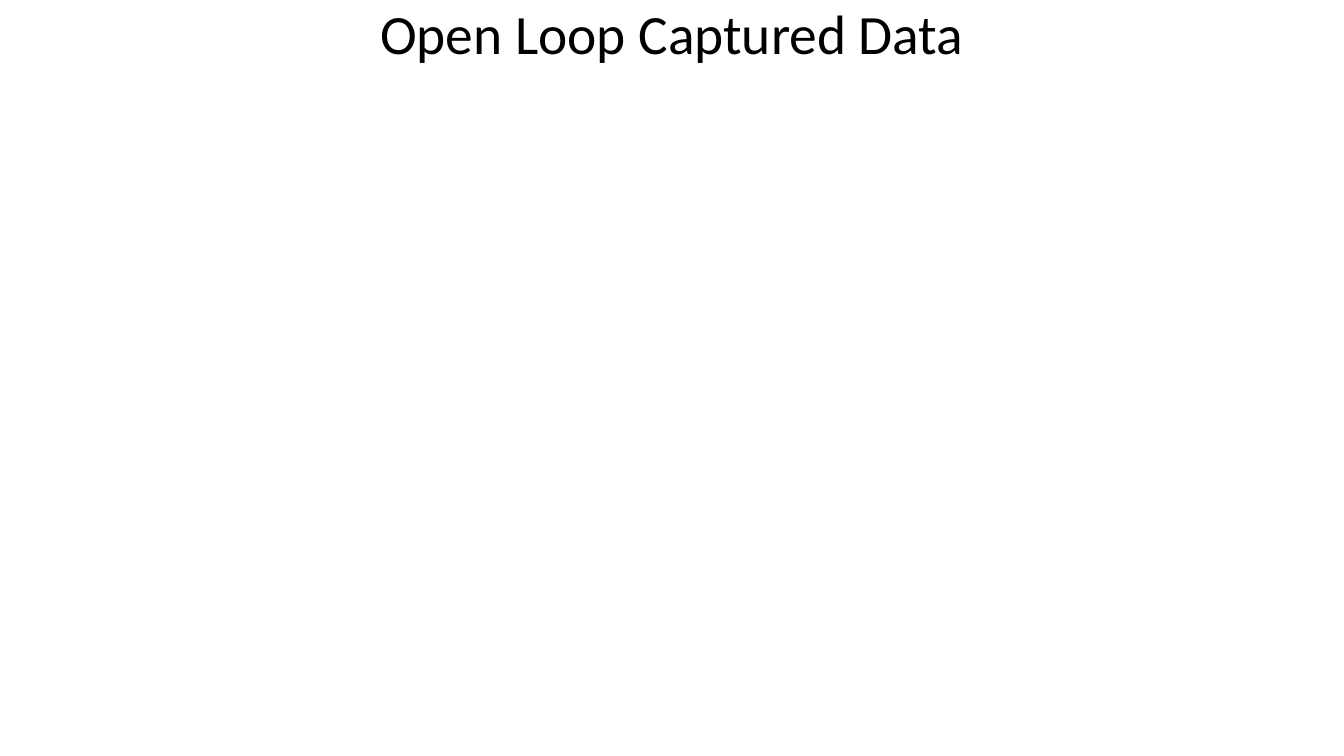
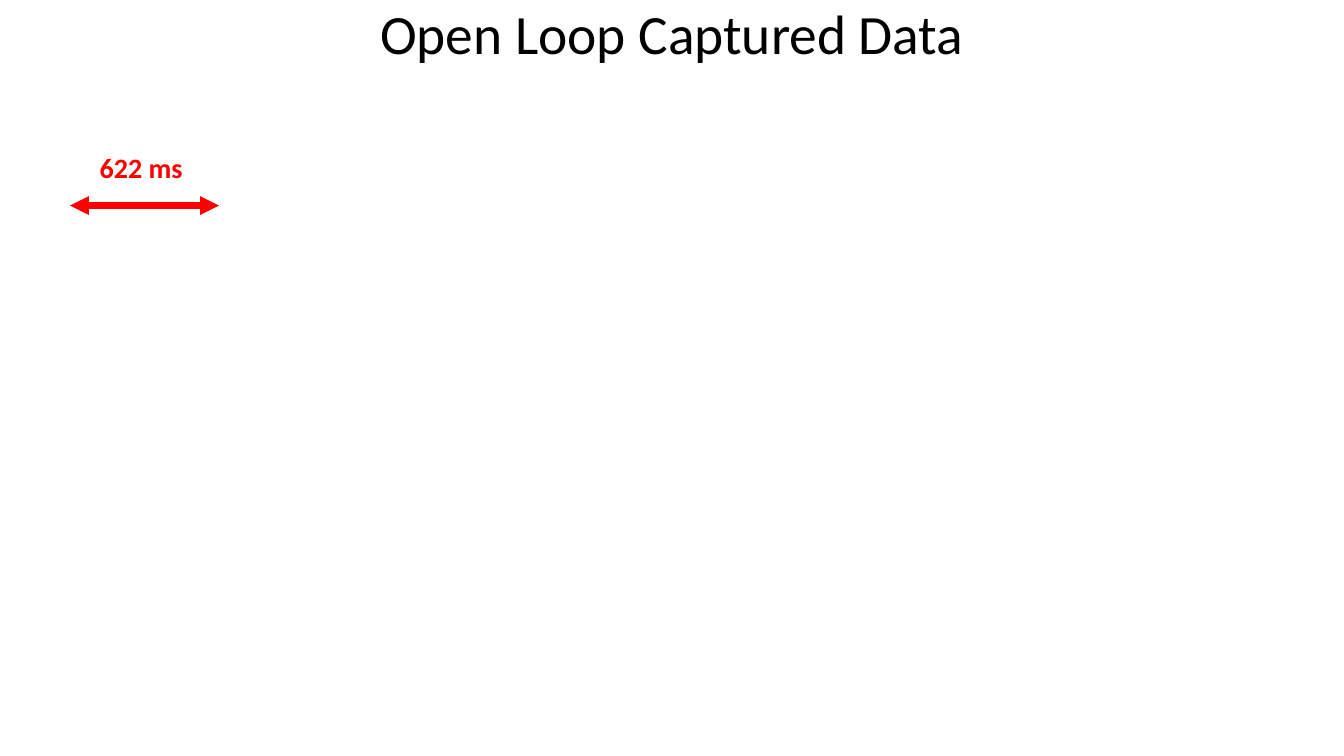
Before and after one commit to jdriscoll7/ELEC_3050, a slide deck: slide 8 of presentation/Final Projection Presentation.pptx (slide 6 before the commit). Drawn at 1344x756 pixels with LibreOffice and Linux fonts; fonts in the diff are those of the drawing; background and template pictures are left out. Boxes give left, top, right and bottom in pixels: in the first picture for what was removed or moved away, otherwise in the second. Text is boxed around its words. In the diff, an @@ line names an element or a change of style, - is before the commit and + after.

```diff
--- a/presentation/Final Projection Presentation.pptx
+++ b/presentation/Final Projection Presentation.pptx
@@ text added at <box>100,159,183,179</box>, 20 pt, text #FF0000, bold @@
+622 ms
@@ double arrow added from (70, 206) to (219, 206), #FF0000 4.5 pt @@
```
Also in this commit, not shown: 6 other slides changed, 3 slides added, 1 slide removed.
